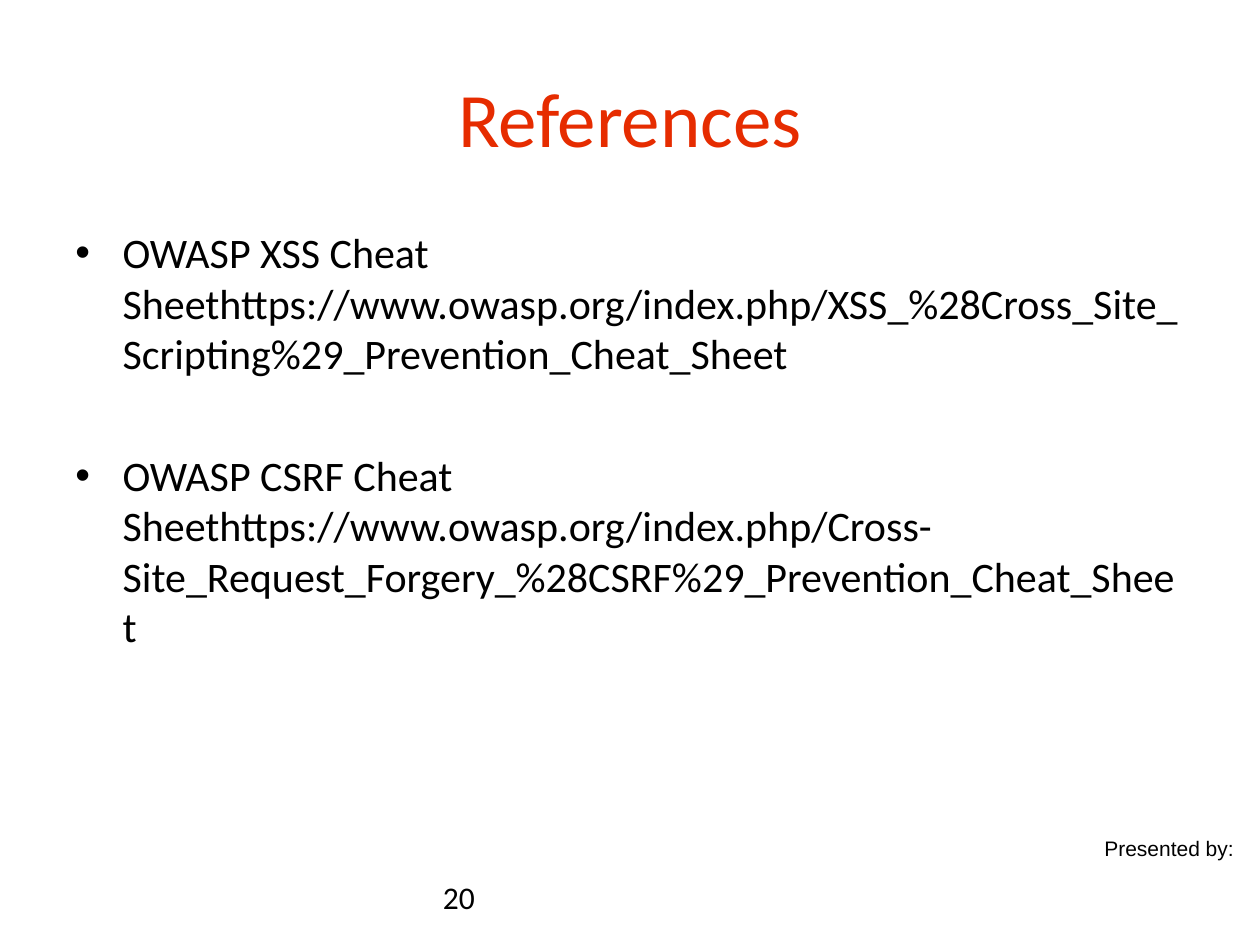
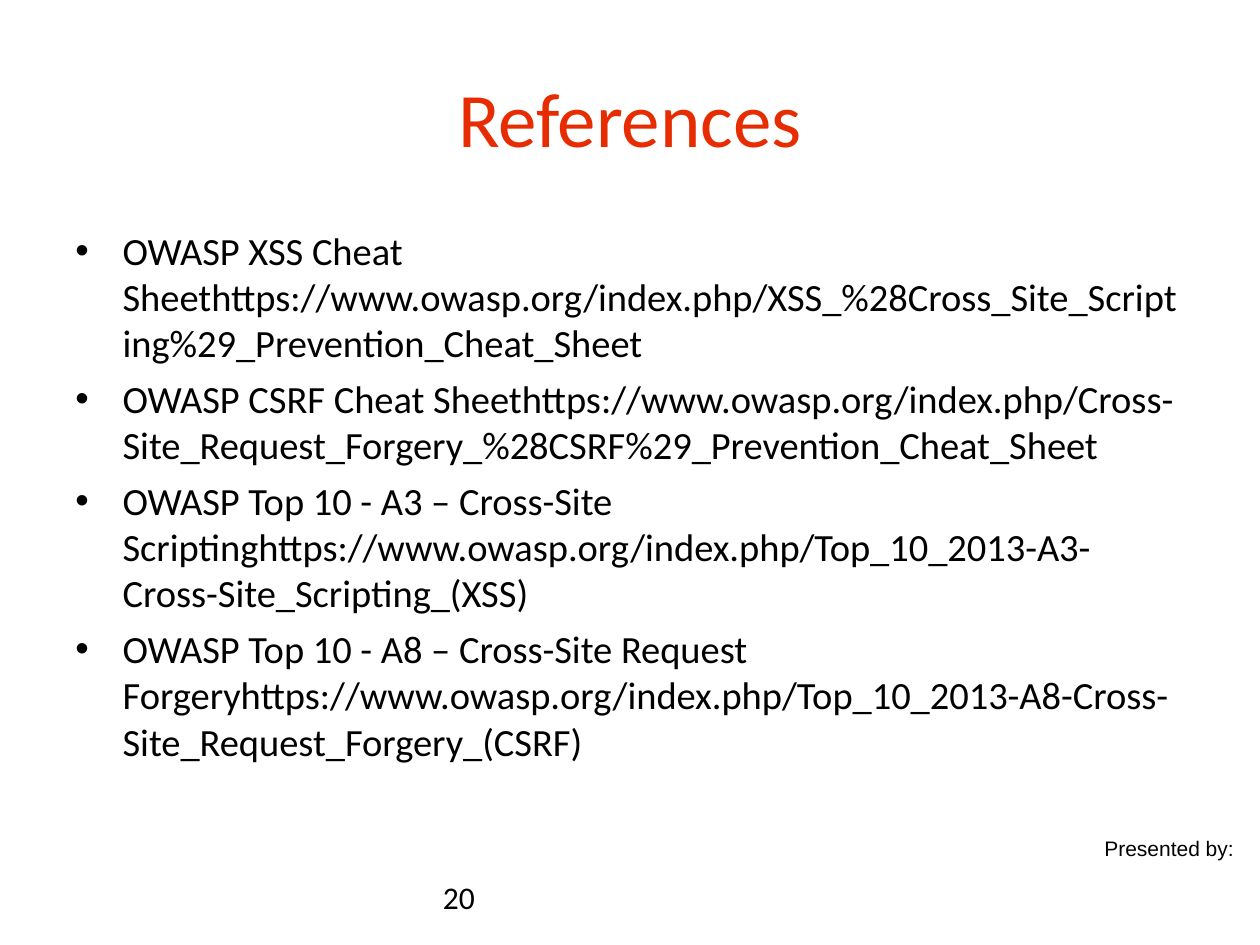
Before and after one commit to danielsomerfield/app-sec-presentation, a slide deck: slide 20 of AppSec Presentation Deck Day 4.ppt. Drawn at 1260x945 pixels with LibreOffice and Linux fonts; fonts in the diff are those of the drawing; background and template pictures are left out. Boxes give left, top, right and bottom in pixels: in the first picture for what was removed or moved away, otherwise in the second. Text is boxed around its words. In the diff, an @@ line names an element or a change of style, - is before the commit and + after.

```diff
--- a/AppSec Presentation Deck Day 4.ppt
+++ b/AppSec Presentation Deck Day 4.ppt
@@ text at [123,238,1177,466]: size 24 to 22 pt in "OWASP XSS Cheat Sheethttps://www.owasp.org/index.php/XSS_%28 ...", "OWASP CSRF Cheat Sheethttps://www.owasp.org/index.php/Cross- ..." @@
@@ text at [123,488,1169,763]: paragraphs added @@
+• OWASP Top 10 - A3 – Cross-Site Scriptinghttps://www.owasp.org/index.php/Top_10_2013-A3-Cross-Site_Scripting_(XSS)
+• OWASP Top 10 - A8 – Cross-Site Request Forgeryhttps://www.owasp.org/index.php/Top_10_2013-A8-Cross-Site_Request_Forgery_(CSRF)
```
Also in this commit, not shown: 2 other files.
